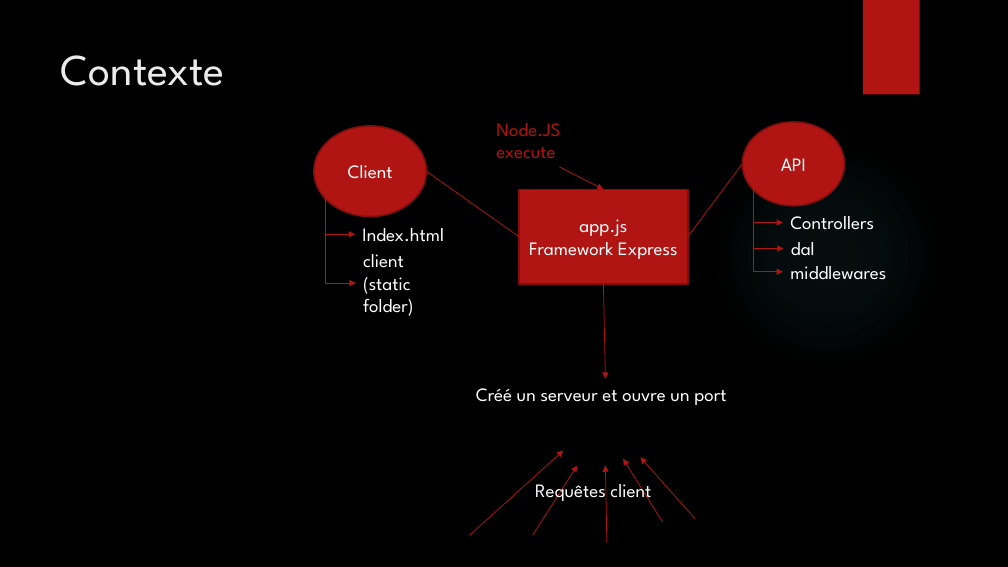
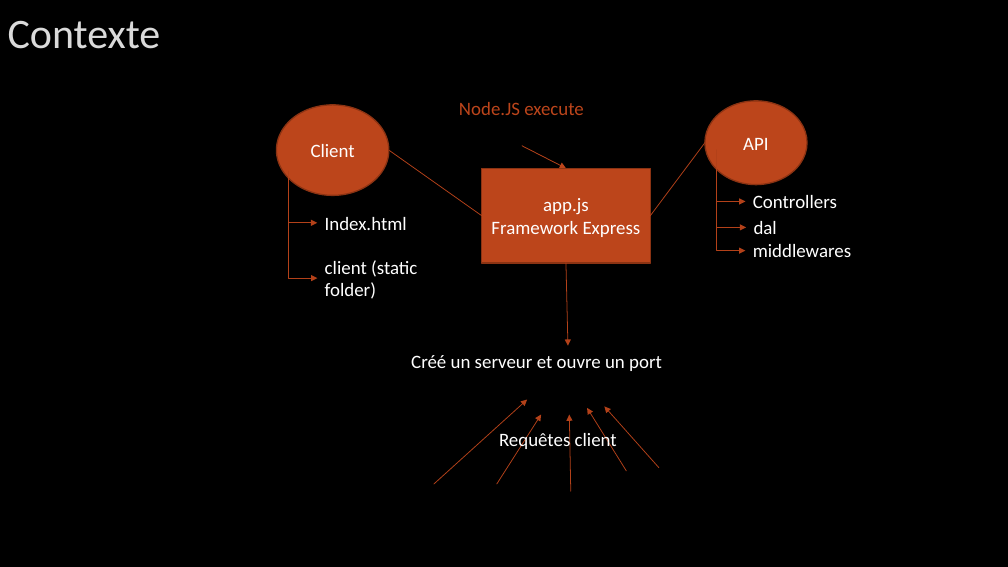
Before and after one commit to mbonjour/Shoot4Stats, a slide deck: slide 2 of Documentation/Défense/Shoot4stats.pptx. Drawn at 1008x567 pixels with LibreOffice and Linux fonts; fonts in the diff are those of the drawing; background and template pictures are left out. Boxes give left, top, right and bottom in pixels: in the first picture for what was removed or moved away, otherwise in the second. Text is boxed around its words. In the diff, an @@ line names an element or a change of style, - is before the commit and + after.

```diff
--- a/Documentation/Défense/Shoot4stats.pptx
+++ b/Documentation/Défense/Shoot4stats.pptx
@@ title "Contexte" moved from (x1=61, y1=55, x2=225, y2=86) to (x1=8, y1=20, x2=161, y2=49) @@
@@ title "Contexte" at (x1=8, y1=20, x2=161, y2=49): size 42 to 40 pt, font League Spartan to Calibri, text colour #EBEBEB to #DADADA, letter outline none to #404040 0.75 pt; vertical alignment top to middle @@
@@ rectangle removed at (x1=863, y1=0, x2=920, y2=95) @@
@@ text "Node.JS execute" at (x1=459, y1=102, x2=584, y2=115): font League Spartan to Calibri, text colour #B01513 to #BC451B @@
@@ font League Spartan to Calibri; fill #B01513 to #BC451B; outline #82100E 1.5 pt to #8B3314 1.25 pt in 3 elements at (x1=482, y1=169, x2=650, y2=263), (x1=277, y1=105, x2=389, y2=196), (x1=705, y1=101, x2=807, y2=185) @@
@@ arrow (523, 146) - (566, 169): stroke #B01513 0.75 pt to #BC451B 0.75 pt @@
@@ line (650, 216) - (705, 143): stroke #B01513 0.75 pt to #B4421A 0.75 pt @@
@@ ellipse removed at (x1=712, y1=138, x2=944, y2=371) @@
@@ elbow arrow moved from (326, 183) - (355, 234) to (288, 171) - (318, 223) @@
@@ elbow arrow (288, 171) - (318, 223): stroke #B01513 0.75 pt to #B4421A 0.75 pt @@
@@ 3 texts, 1 rectangle, 1 ellipse, 1 arrow, 1 line moved together from (x1=314, y1=126, x2=886, y2=284) to (x1=277, y1=105, x2=851, y2=263) @@
@@ line (389, 150) - (482, 216): stroke #B01513 0.75 pt to #B4421A 0.75 pt @@
@@ 3 elbow arrows, 1 ellipse, 1 text, 1 line moved together from (x1=496, y1=122, x2=845, y2=272) to (x1=459, y1=101, x2=807, y2=251) @@
@@ elbow arrow (716, 150) - (746, 201): stroke #B01513 0.75 pt to #B4421A 0.75 pt @@
@@ elbow arrow (716, 178) - (746, 228): stroke #B01513 0.75 pt to #B4421A 0.75 pt @@
@@ elbow arrow moved from (326, 212) - (355, 283) to (288, 195) - (318, 278) @@
@@ elbow arrow (288, 195) - (318, 278): stroke #B01513 0.75 pt to #B4421A 0.75 pt @@
@@ text "Index.html" moved from (x1=362, y1=228, x2=444, y2=242) to (x1=325, y1=217, x2=407, y2=230) @@
@@ elbow arrow (716, 203) - (746, 251): stroke #B01513 0.75 pt to #B4421A 0.75 pt @@
@@ text "client (static folder)" moved from (x1=363, y1=254, x2=414, y2=316) to (x1=325, y1=260, x2=417, y2=299) @@
@@ arrow moved from (603, 284) - (606, 379) to (566, 263) - (568, 346) @@
@@ arrow (566, 263) - (568, 346): stroke #B01513 0.75 pt to #B4421A 0.75 pt @@
@@ text "Créé un serveur et ouvre ..." moved from (x1=476, y1=388, x2=726, y2=405) to (x1=411, y1=355, x2=662, y2=371) @@
@@ arrow (434, 484) - (527, 399): stroke #B01513 0.75 pt to #B4421A 0.75 pt @@
@@ arrow (497, 484) - (541, 414): stroke #B01513 0.75 pt to #B4421A 0.75 pt @@
@@ 5 arrows, 1 text moved together from (x1=470, y1=451, x2=695, y2=542) to (x1=434, y1=399, x2=659, y2=492) @@
@@ arrow (571, 492) - (569, 414): stroke #B01513 0.75 pt to #B4421A 0.75 pt @@
@@ arrow (627, 471) - (588, 408): stroke #B01513 0.75 pt to #B4421A 0.75 pt @@
@@ arrow (659, 468) - (604, 407): stroke #B01513 0.75 pt to #B4421A 0.75 pt @@
@@ font League Spartan to Calibri in 7 elements at (x1=325, y1=217, x2=407, y2=230), (x1=754, y1=221, x2=777, y2=234), (x1=753, y1=195, x2=837, y2=208), (x1=753, y1=244, x2=851, y2=257), (x1=325, y1=260, x2=417, y2=299), (x1=411, y1=355, x2=662, y2=371), (x1=499, y1=431, x2=617, y2=452) @@
```
Also in this commit, not shown: 4 other slides changed, 6 slides added.
